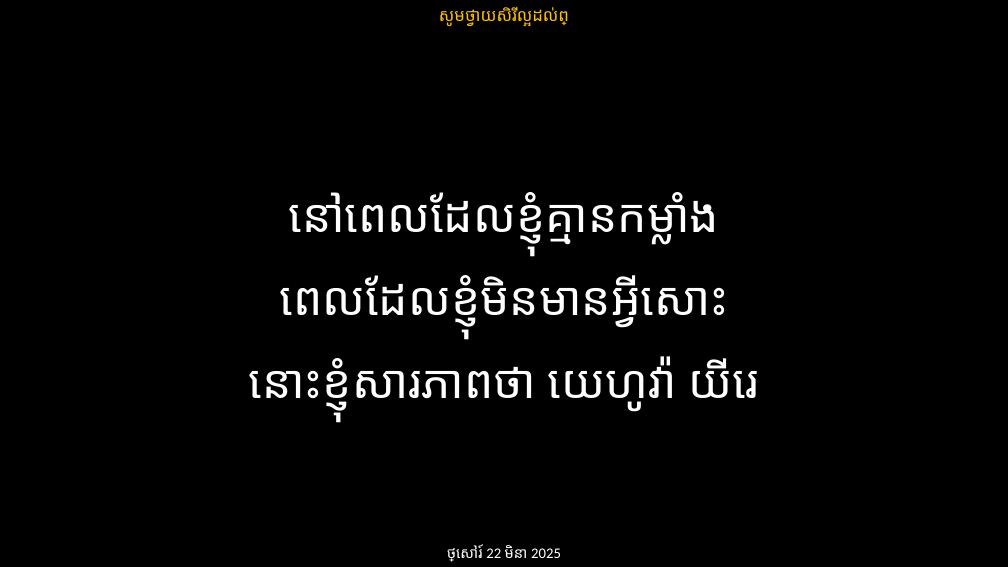
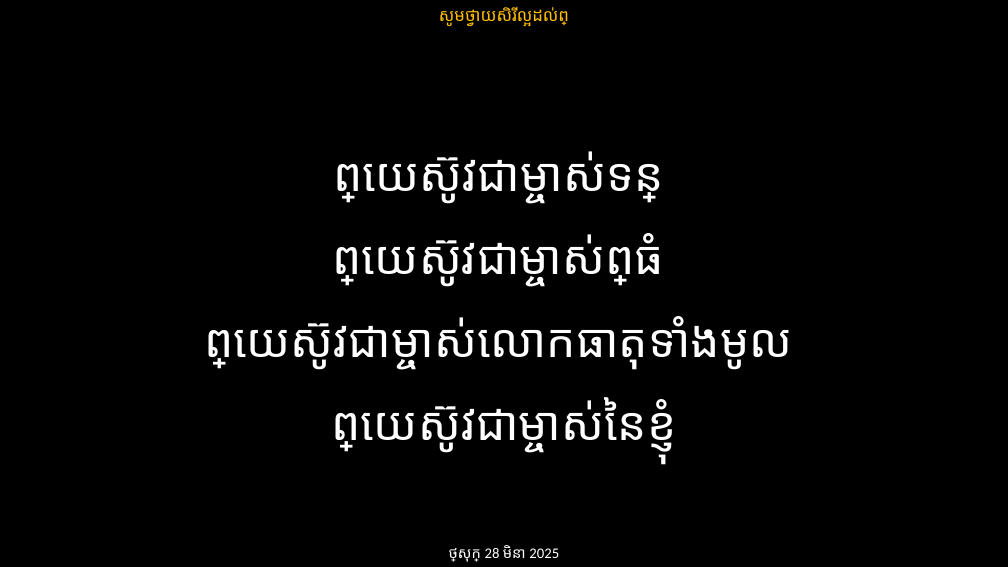
Before and after one commit to phearak2003/youth_worship, a slide deck: slide 6 of Youth Worship.pptx. Drawn at 1008x567 pixels with LibreOffice and Linux fonts; fonts in the diff are those of the drawing. Boxes give left, top, right and bottom in pixels: in the first picture for what was removed or moved away, otherwise in the second. Text is boxed around its words. In the diff, an @@ line names an element or a change of style, - is before the commit and + after.

Commit message:
30-03-25

```diff
--- a/Youth Worship.pptx
+++ b/Youth Worship.pptx
@@ text at bbox=[204, 151, 792, 452]: text changed @@
-នៅពេលដែលខ្ញុំគ្មានកម្លាំង
-ពេលដែលខ្ញុំមិនមានអ្វីសោះ
-នោះខ្ញុំសារភាពថា យេហូវ៉ា យីរេ
+ព្រះយេស៊ូវជាម្ចាស់ទន្លេ
+ព្រះយេស៊ូវជាម្ចាស់ព្រៃធំ
+ព្រះយេស៊ូវជាម្ចាស់លោកធាតុទាំងមូល
+ព្រះយេស៊ូវជាម្ចាស់នៃខ្ញុំ
@@ text at bbox=[449, 545, 559, 562]: text changed @@
-ថ្ងៃសៅរ៍ 22 មិនា 2025
+ថ្ងៃសុក្រ 28 មិនា 2025
```
Also in this commit, not shown: 30 other slides changed, 1 slide added, 6 slides removed.
